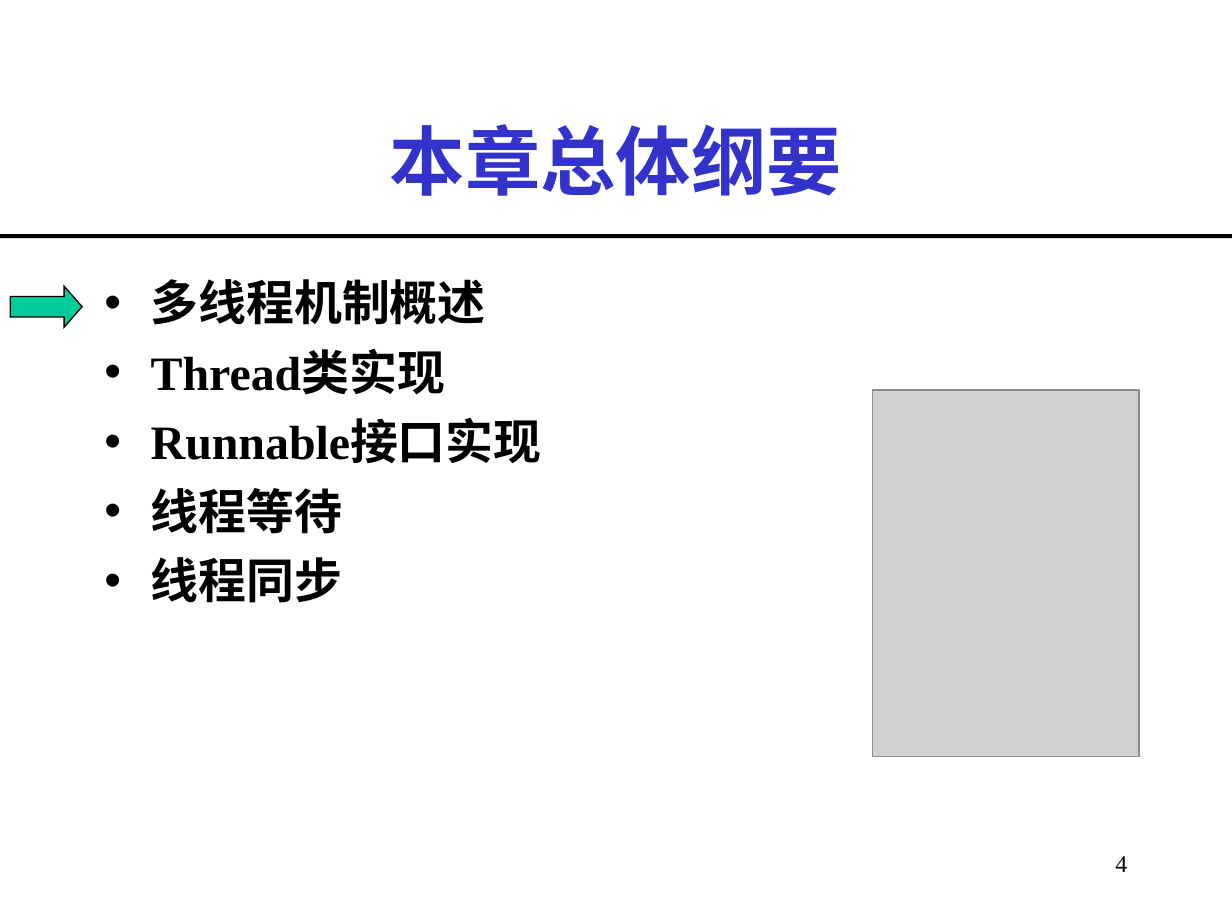
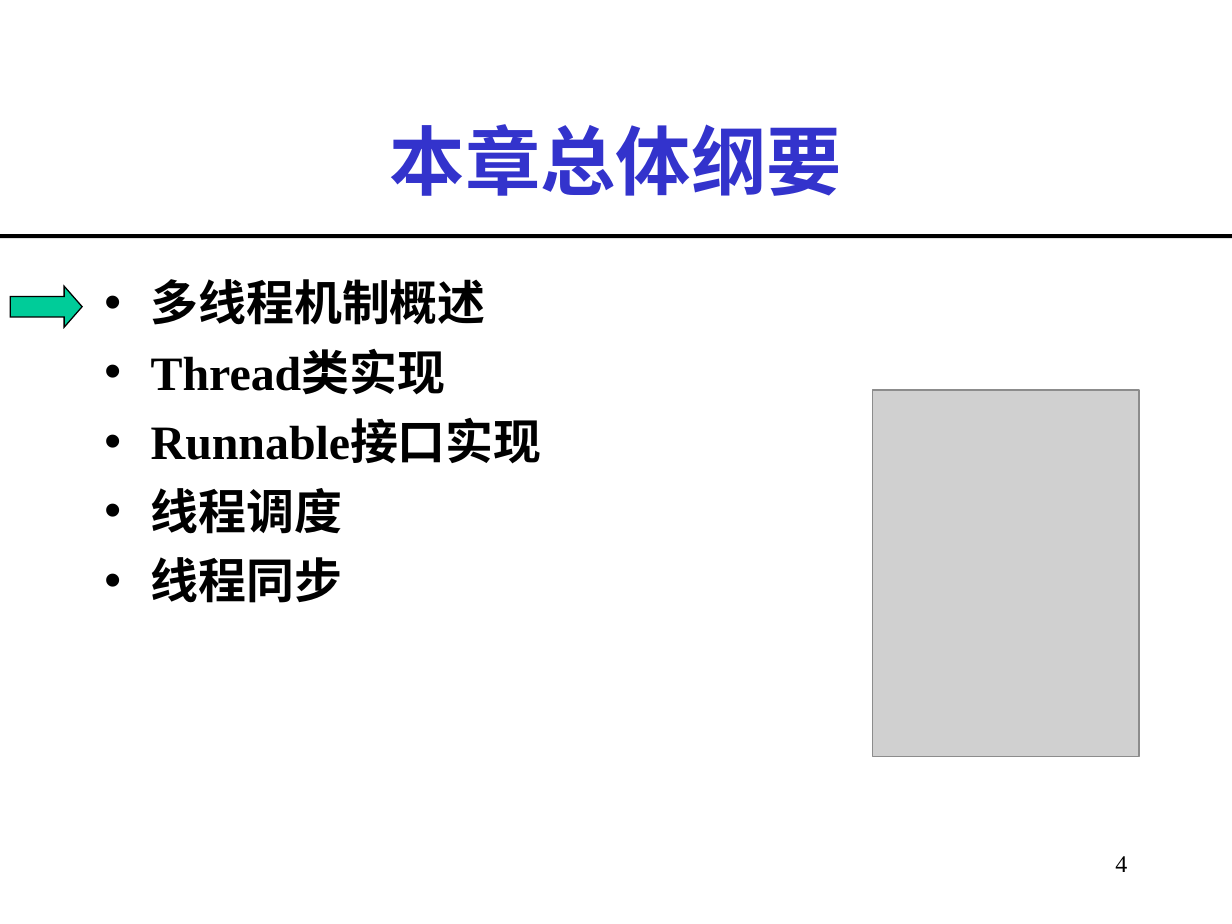
Before and after one commit to imwyw/Java, a slide deck: slide 4 of PPT/javaCh09_多线程.ppt. Drawn at 1232x924 pixels with LibreOffice and Linux fonts; fonts in the diff are those of the drawing; grey boxes stand for pictures. Boxes give left, top, right and bottom in pixels: in the first picture for what was removed or moved away, otherwise in the second. Text is boxed around its words. In the diff, an @@ line names an element or a change of style, - is before the commit and + after.

```diff
--- a/PPT/javaCh09_多线程.ppt
+++ b/PPT/javaCh09_多线程.ppt
@@ text at (151,488,342,534): text changed @@
-• 线程等待
+• 线程调度
```
Also in this commit, not shown: 3 other slides changed.
